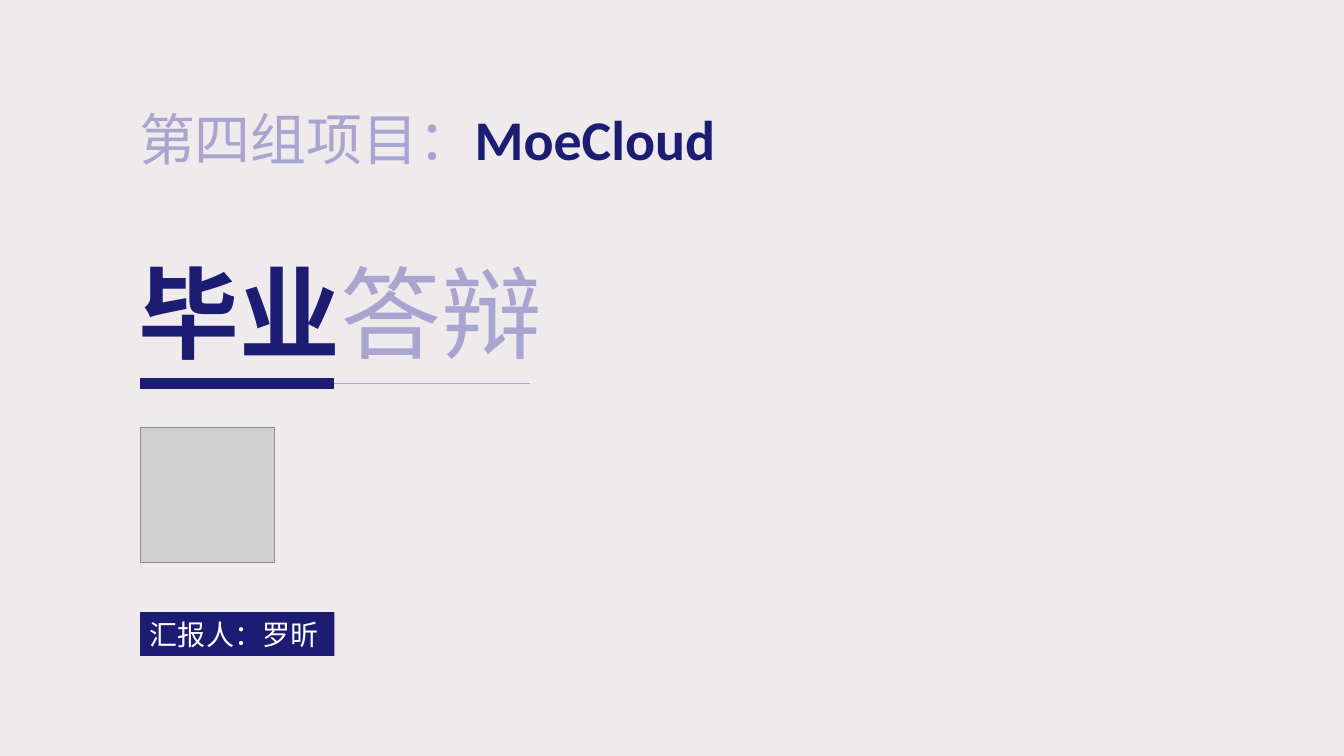
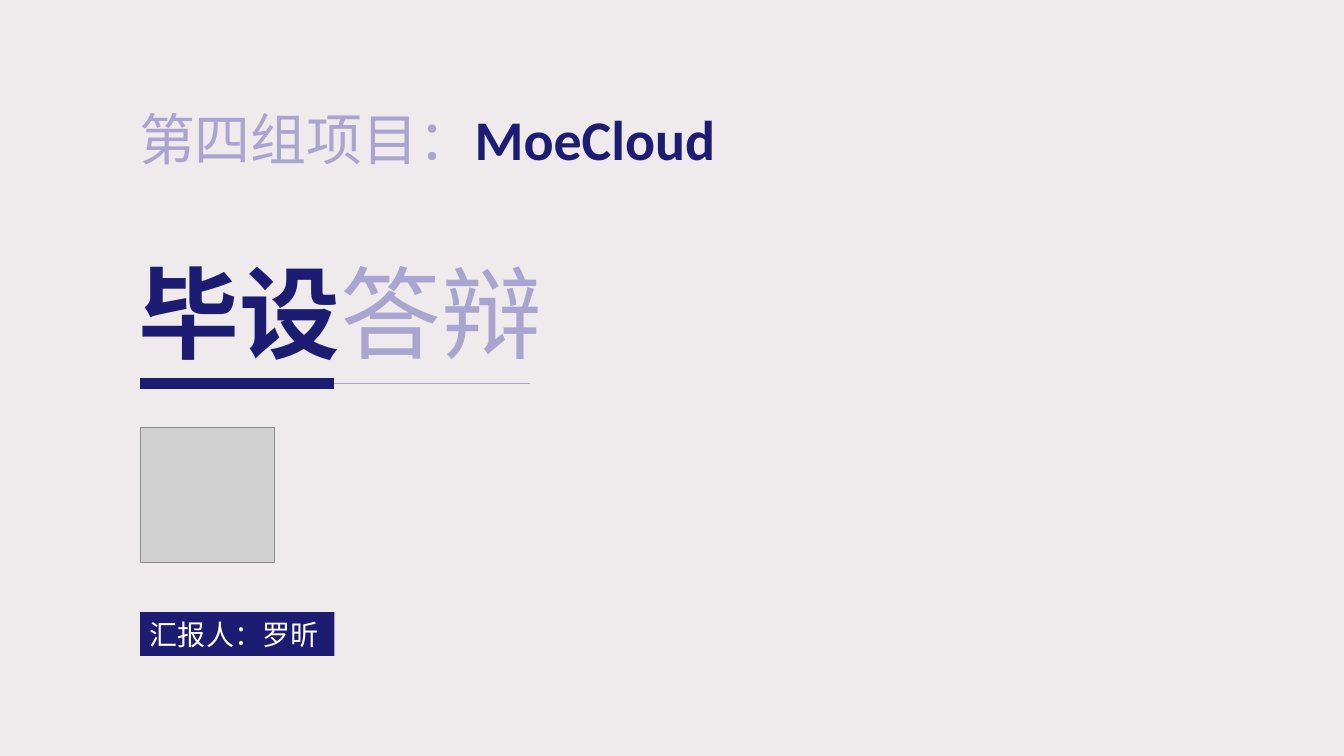
Before and after one commit to HopuTeam/MoeCloud, a slide deck: slide 1 of MoeCloud.pptx. Drawn at 1344x756 pixels with LibreOffice and Linux fonts; fonts in the diff are those of the drawing; grey boxes stand for pictures; background and template pictures are left out. Boxes give left, top, right and bottom in pixels: in the first picture for what was removed or moved away, otherwise in the second. Text is boxed around its words. In the diff, an @@ line names an element or a change of style, - is before the commit and + after.

```diff
--- a/MoeCloud.pptx
+++ b/MoeCloud.pptx
@@ text at (x1=139, y1=266, x2=542, y2=360): text changed @@
-毕业答辩
+毕设答辩
```
Also in this commit, not shown: 11 other slides changed, 2 slides added, 1 slide removed, 11 other files.
